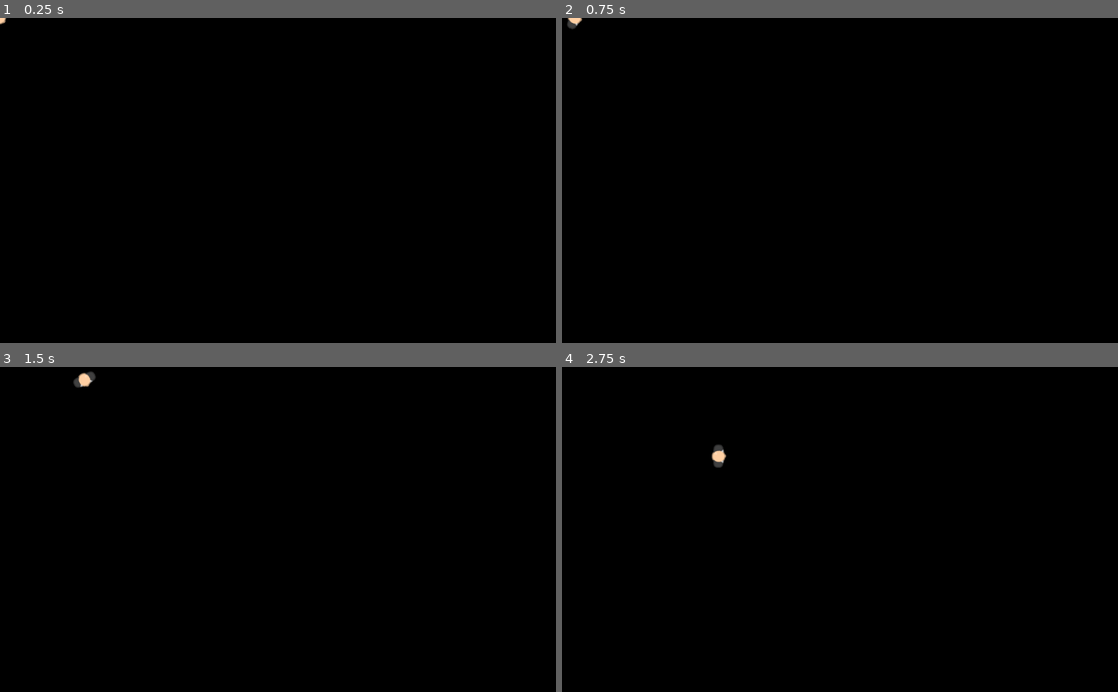
Above: before the commit, frames 1-4 (two rows, left to right).
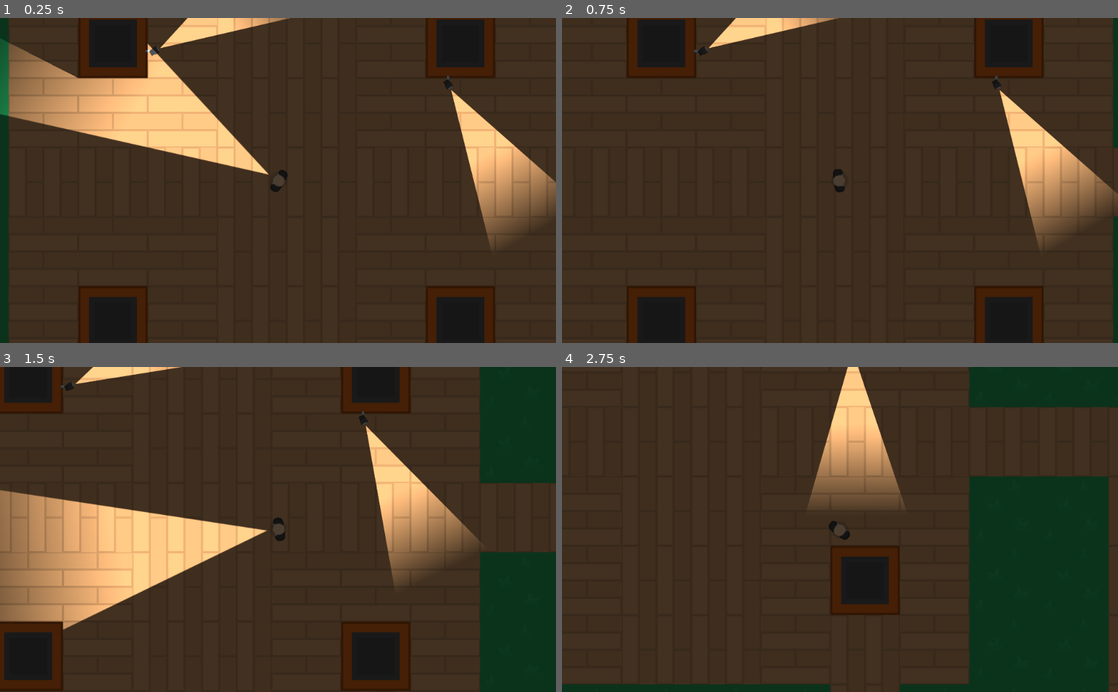
Above: after the commit, the same moments.

Repository: PatrykDagiel/GodotProjects
Game: Godot game, scene res://Levels/TemplateLevel.tscn
Same seed, same stepped clock (60 frames per second), same inputs: the game is played once before the commit and once after it. Before the commit the project starts from res://Characters/Player.tscn.
Inputs (mouse positions are in pixels of both pictures, inside the frame that each line leads up to):
- Up to frame 1 (0.25 s): no input
- Up to frame 2 (0.75 s): tap Enter at 0.5 s; move the mouse to (962, 164) at 0.52 s; hold D (move_right) from 0.53 s (still down); tap Z (switch_torch) at 0.6 s
- Up to frame 3 (1.5 s): move the mouse to (166, 545) at 1.27 s; release D (move_right) at 1.28 s; hold S (move_down) from 1.28 s (still down); tap Z (switch_torch) at 1.35 s
- Up to frame 4 (2.75 s): move the mouse to (895, 458) at 2.02 s; release S (move_down) at 2.03 s; hold D (move_right) from 2.03 s (still down); tap Z (switch_torch) at 2.1 s

The runs differ from the first frame. In frame 1, 97% of the frame differs, in the area x 0-100%, y 0-100%; in frame 2, 97%; in frame 3, 97%; in frame 4, 99%.

Commit message:
Heists v4

Diff:
--- a/HeistMeisters/Characters/NPCS/Camera.tscn
+++ b/HeistMeisters/Characters/NPCS/Camera.tscn
@@ -1,8 +1,9 @@
-[gd_scene load_steps=6 format=2]
+[gd_scene load_steps=7 format=2]
 
 [ext_resource path="res://GFX/PNG/Tiles/tile_463.png" type="Texture" id=1]
 [ext_resource path="res://GFX/PNG/Tiles/tile_536.png" type="Texture" id=2]
 [ext_resource path="res://Lightmaps/Torch.tscn" type="PackedScene" id=3]
+[ext_resource path="res://Characters/NPCS/PlayerDetection.gd" type="Script" id=4]
 
 [sub_resource type="RectangleShape2D" id=1]
 
@@ -33,6 +34,9 @@
 position = Vector2( 6.40287, 0 )
 rotation = -0.523599
 scale = Vector2( 0.5, 0.5 )
+collision_layer = 4
+collision_mask = 3
+script = ExtResource( 4 )
 __meta__ = {
 "_edit_group_": true
 }
--- /dev/null
+++ b/HeistMeisters/Characters/NPCS/PlayerDetection.gd
@@ -0,0 +1,42 @@
+extends "res://Characters/TemplateCharacter.gd"
+
+const FOV_TOLERANCE = 20
+const RED = Color(1,0.25,0.25)
+const WHITE = Color(1,1,1)
+
+const MAX_DETECTION_RANGE = 320
+
+var Player
+
+func _ready():
+	Player = get_node("/root").find_node("Player", true, false)
+
+func _process(delta):
+	if player_in_FOV() && player_in_LOS():
+		$Torch.color = RED
+	else:
+		$Torch.color = WHITE
+
+func player_in_FOV():
+	var npc_facing_direction = Vector2(1,0).rotated(global_rotation)
+	var direction_to_Player = (Player.position - global_position).normalized()
+
+	if abs(direction_to_Player.angle_to(npc_facing_direction)) < deg2rad(FOV_TOLERANCE):
+		return true
+	else:
+		return false
+
+func player_in_LOS():
+	var space = get_world_2d().direct_space_state
+	var LOS_obstacle = space.intersect_ray(global_position, Player.global_position, [self], collision_mask)
+
+	if not LOS_obstacle:
+		return false
+
+	var distance_to_player = Player.global_position.distance_to(global_position)
+	var is_player_in_range = distance_to_player < MAX_DETECTION_RANGE
+
+	if LOS_obstacle.collider == Player && is_player_in_range:
+		return true
+	else:
+		return false
--- a/HeistMeisters/Characters/Player.tscn
+++ b/HeistMeisters/Characters/Player.tscn
@@ -1,12 +1,12 @@
-[gd_scene load_steps=6 format=2]
+[gd_scene load_steps=5 format=2]
 
 [ext_resource path="res://Characters/TemplateCharacter.tscn" type="PackedScene" id=1]
 [ext_resource path="res://Player.gd" type="Script" id=2]
 [ext_resource path="res://GFX/PNG/Hitman 1/hitman1_stand.png" type="Texture" id=3]
 [ext_resource path="res://Lightmaps/Torch.tscn" type="PackedScene" id=4]
-[ext_resource path="res://Lightmaps/torchmap.png" type="Texture" id=5]
 
 [node name="Player" instance=ExtResource( 1 )]
+collision_mask = 6
 script = ExtResource( 2 )
 
 [node name="Sprite" parent="." index="0"]
@@ -14,6 +14,4 @@
 
 [node name="Torch" parent="." index="2" instance=ExtResource( 4 )]
 position = Vector2( 15, 0 )
-texture = ExtResource( 5 )
-offset = Vector2( 320, 0 )
 shadow_enabled = true
--- a/HeistMeisters/Levels/TemplateLevel.tscn
+++ b/HeistMeisters/Levels/TemplateLevel.tscn
@@ -1,8 +1,7 @@
-[gd_scene load_steps=5 format=2]
+[gd_scene load_steps=4 format=2]
 
 [ext_resource path="res://Tiles/Tiless.tres" type="TileSet" id=1]
 [ext_resource path="res://Characters/Player.tscn" type="PackedScene" id=2]
-[ext_resource path="res://Characters/TemplateCharacter.tscn" type="PackedScene" id=3]
 [ext_resource path="res://Characters/NPCS/Camera.tscn" type="PackedScene" id=4]
 
 [node name="TemplateLevel" type="Node2D"]
@@ -10,6 +9,8 @@
 [node name="TileMap" type="TileMap" parent="."]
 tile_set = ExtResource( 1 )
 cell_size = Vector2( 128, 128 )
+collision_layer = 2
+collision_mask = 5
 format = 1
 tile_data = PoolIntArray( 0, 1, 0, 1, 1, 2, 2, 1, 2, 3, 1, 2, 4, 1, 2, 5, 1, 2, 6, 1, 2, 7, 1, 2, 8, 1, 2, 9, 1, 2, 10, …(4141 unchanged characters)…
 
@@ -22,9 +23,6 @@
 [node name="CanvasModulate" type="CanvasModulate" parent="."]
 color = Color( 0.298039, 0.298039, 0.298039, 1 )
 
-[node name="TemplateCharacter" parent="." instance=ExtResource( 3 )]
-position = Vector2( 1066.6, 703.276 )
-
 [node name="Cameras" type="Node2D" parent="."]
 
 [node name="Camera" parent="Cameras" instance=ExtResource( 4 )]
--- a/HeistMeisters/Tiles/Tiless.tres
+++ b/HeistMeisters/Tiles/Tiless.tres
@@ -326,6 +326,11 @@
 1/autotile/z_index_map = [  ]
 1/occluder_offset = Vector2( 0, 0 )
 1/navigation_offset = Vector2( 0, 0 )
+1/shape_offset = Vector2( 0, 0 )
+1/shape_transform = Transform2D( 1, 0, 0, 1, 0, 0 )
+1/shape = SubResource( 48 )
+1/shape_one_way = false
+1/shape_one_way_margin = 1.0
 1/shapes = [ {
 "autotile_coord": Vector2( 0, 0 ),
 "one_way": false,
@@ -675,6 +680,10 @@
 2/autotile/z_index_map = [  ]
 2/occluder_offset = Vector2( 0, 0 )
 2/navigation_offset = Vector2( 0, 0 )
+2/shape_offset = Vector2( 0, 0 )
+2/shape_transform = Transform2D( 1, 0, 0, 1, 0, 0 )
+2/shape_one_way = false
+2/shape_one_way_margin = 0.0
 2/shapes = [  ]
 2/z_index = 0
 3/name = "Floor2"
@@ -694,6 +703,10 @@
 3/autotile/z_index_map = [  ]
 3/occluder_offset = Vector2( 0, 0 )
 3/navigation_offset = Vector2( 0, 0 )
+3/shape_offset = Vector2( 0, 0 )
+3/shape_transform = Transform2D( 1, 0, 0, 1, 0, 0 )
+3/shape_one_way = false
+3/shape_one_way_margin = 0.0
 3/shapes = [  ]
 3/z_index = 0
 4/name = "Grass"
@@ -713,5 +726,9 @@
 4/autotile/z_index_map = [  ]
 4/occluder_offset = Vector2( 0, 0 )
 4/navigation_offset = Vector2( 0, 0 )
+4/shape_offset = Vector2( 0, 0 )
+4/shape_transform = Transform2D( 1, 0, 0, 1, 0, 0 )
+4/shape_one_way = false
+4/shape_one_way_margin = 0.0
 4/shapes = [  ]
 4/z_index = 0
--- a/HeistMeisters/project.godot
+++ b/HeistMeisters/project.godot
@@ -16,7 +16,7 @@
 [application]
 
 config/name="HeistMeisters"
-run/main_scene="res://Characters/Player.tscn"
+run/main_scene="res://Levels/TemplateLevel.tscn"
 config/icon="res://icon.png"
 
 [input]
@@ -47,6 +47,12 @@
  ]
 }
 
+[layer_names]
+
+2d_physics/layer_1="Player"
+2d_physics/layer_2="Tilemap"
+2d_physics/layer_3="NPC"
+
 [rendering]
 
 environment/default_clear_color=Color( 0, 0, 0, 1 )
